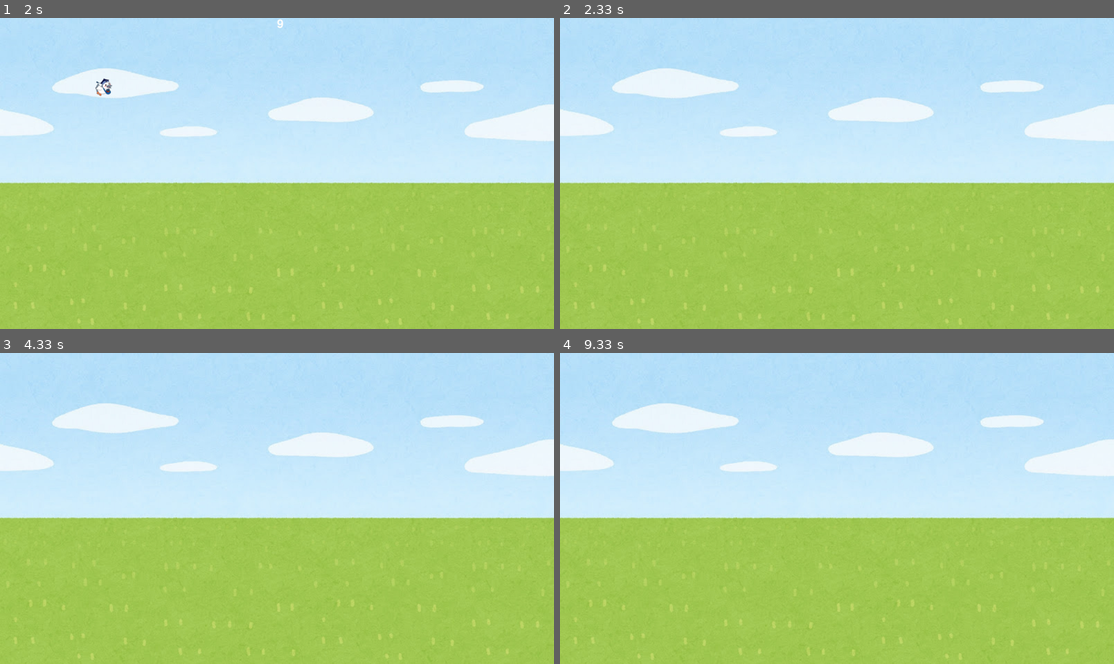
Above: before the commit, frames 1-4 (two rows, left to right).
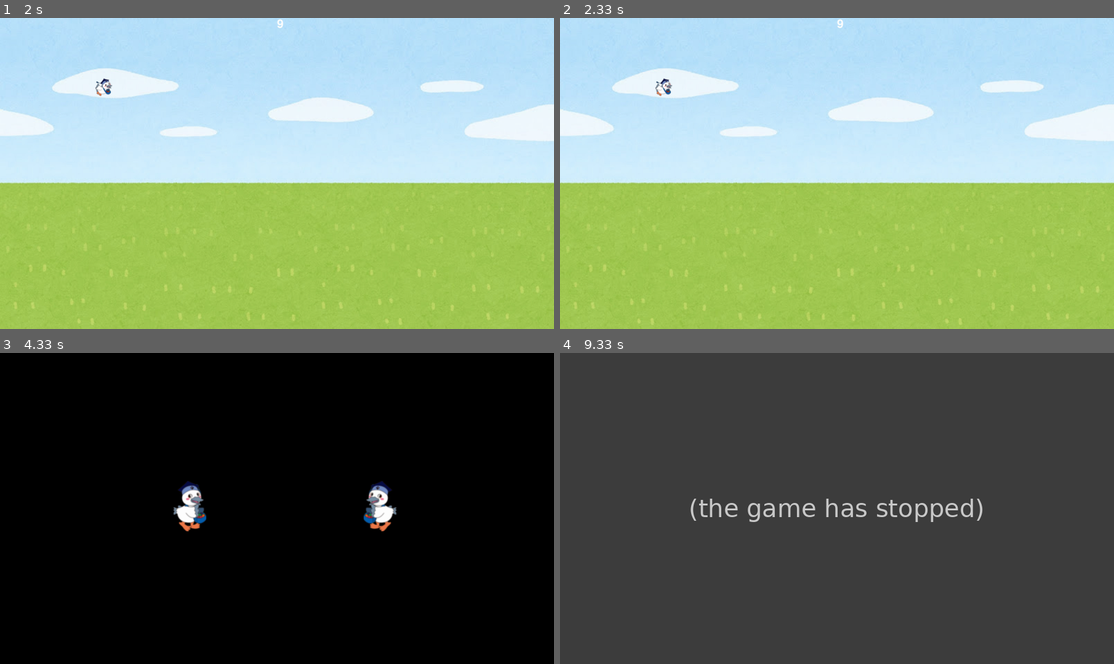
Above: after the commit, the same moments.

Repository: c0b23144/ProjExD_Group04
Game: pygame game, started from ex5/pygame_image.py
Two runs of this game, one before a commit and one after it. Both use one fixed random seed, a clock stepped at 60 frames per second and the inputs below.
Inputs:
- Up to frame 1 (2 s): no input
- Up to frame 2 (2.33 s): no input
- Up to frame 3 (4.33 s): no input
- Up to frame 4 (9.33 s): no input

Frame 1 is identical in both runs. In frame 2, 0.1% of the frame differs, in the area x 17-52%, y 0-26%; in frame 3, 100%; in frame 4, 100%, in the area x 0-100%, y 0-100%.
After the commit the program exited at 9 s; later frames show no game.

Commit message:
追加機能time修正

Diff:
--- a/ex5/pygame_image.py
+++ b/ex5/pygame_image.py
@@ -21,8 +21,6 @@
         screen.blit(self.txt, [800, 0])
 
 
-
-
 def GameOver():
     """
     ゲームオーバー画面の表示
@@ -34,6 +32,7 @@
     gm_img = pg.Surface((WIDTH,HEIGHT))  #ブラックアウト
     pg.draw.rect(gm_img,(0),(0,0,WIDTH,HEIGHT))
     gm_img.set_alpha(150) #半透明
+    #screen.blit(gm_img, [0, 0]) #変更点（修正するときは消去）
     gm_rct = gm_img.get_rect()
     gm_rct.center = WIDTH/2, HEIGHT/2
     fonto = pg.font.Font(None,100)
@@ -47,15 +46,12 @@
     screen.blit(gm_kk_img2, (1050,370))
     pg.display.update()
 
-
-
-
 def main():
     pg.display.set_caption("はばたけ！こうかとん")
     screen = pg.display.set_mode((1600, 900))
     clock  = pg.time.Clock()
     bg_img = pg.image.load("fig/pg_bg.jpg")
-    bg_img2 = pg.transform.flip(bg_img,True,False)
+    Fscreen = pg.transform.flip(bg_img,True,False)
     kk_img = pg.image.load("fig/3.png")
     kk_img = pg.transform.flip(kk_img,True,False)
     kk_img = pg.transform.rotozoom(kk_img,10,1.0)
@@ -65,6 +61,9 @@
 
     x=0
     y=0
+
+    tmr = 0
+
     #ゲームオーバー画面
     """
     gm_img = pg.Surface((WIDTH,HEIGHT))  #ブラックアウト
@@ -84,25 +83,21 @@
         for event in pg.event.get():
             if event.type == pg.QUIT:
                 return 0
+        #screen.blit(bg_img, [0, 0])
+
+        if tim.tmr < 7:
+            #ブラックアウトと文字、こうかとんの表示
+            print("GameOver")
+            GameOver()
+            pg.time.wait(5000)  #5秒間止める
+            return
         screen.blit(bg_img, [0, 0])
+
         screen.blit(kk_img,kk_rct)
-        clock.tick(200)
+        #clock.tick(200)
         tim.update(screen)
         clock.tick(1)
         tim.tmr -= 1
-        if tim.tmr < 0:
-            #ブラックアウトと文字、こうかとんの表示
-            GameOver()
-            """
-            screen.blit(gm_img,gm_rct)
-            screen.blit(txt,[WIDTH/2 - 170, HEIGHT/2 - 40])
-            screen.blit(gm_kk_img, (500,370))
-            screen.blit(gm_kk_img2, (1050,370))
-            """
-            pg.display.update()
-            pg.time.wait(5000)  #5秒間止める
-            return
-        screen.blit(bg_img, [0, 0])
         pg.display.update()
 
         """
@@ -114,9 +109,6 @@
         """
 
 
-
-
-
 if __name__ == "__main__":
     pg.init()
     main()
